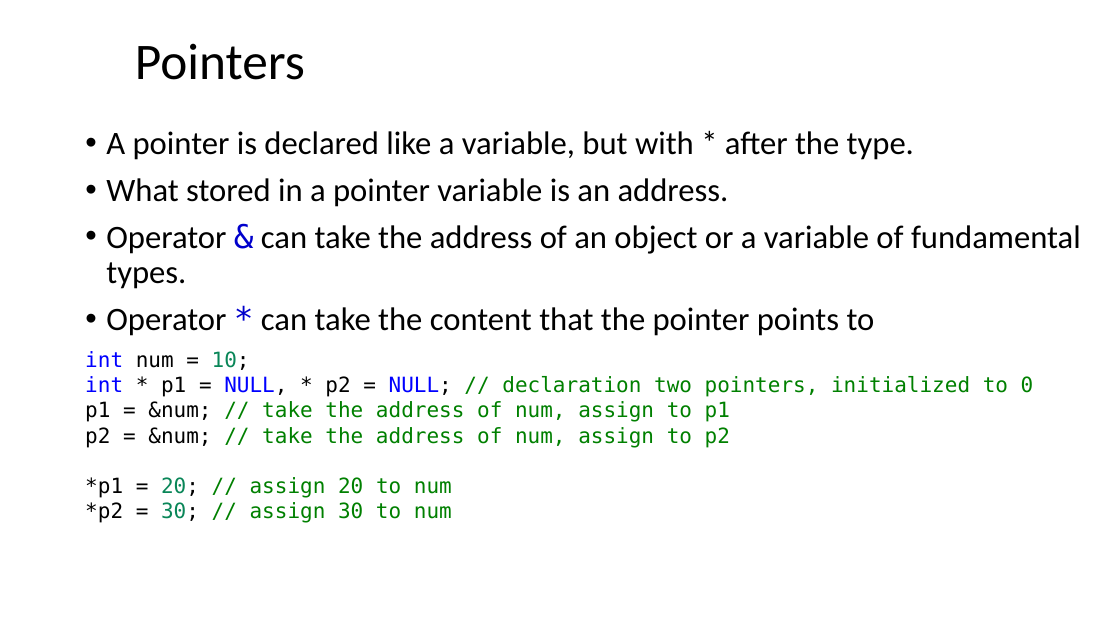
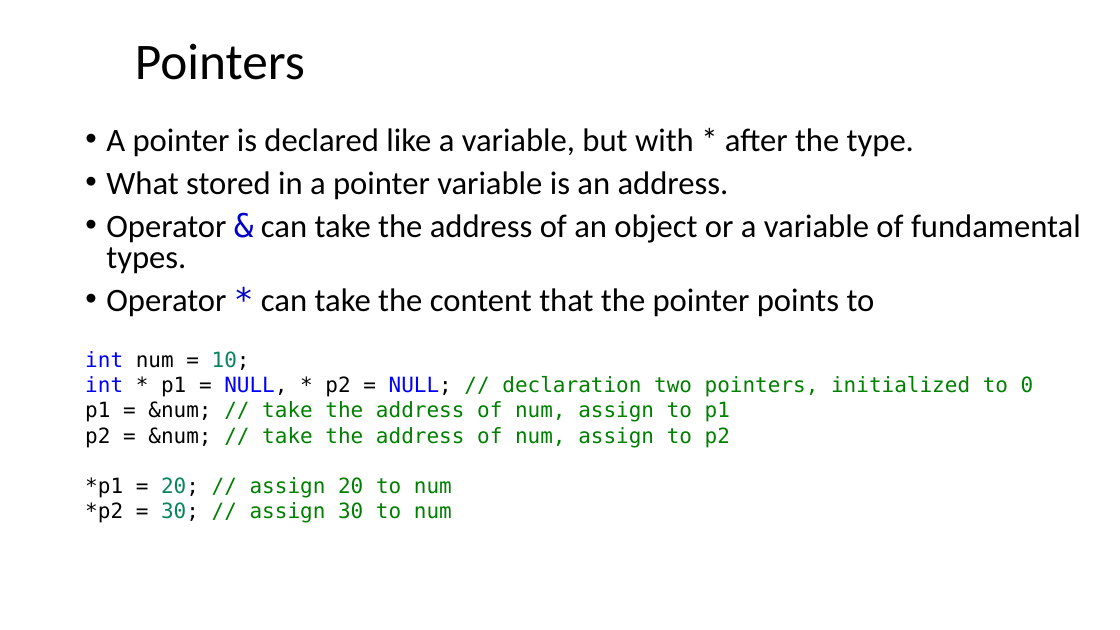
Before and after one commit to ShiqiYu/CPP, a slide deck: slide 3 of week05/Lecture05.pptx. Drawn at 1120x630 pixels with LibreOffice and Linux fonts; fonts in the diff are those of the drawing; background and template pictures are left out. Boxes give left, top, right and bottom in pixels: in the first picture for what was removed or moved away, otherwise in the second. Text is boxed around its words. In the diff, an @@ line names an element or a change of style, - is before the commit and + after.

```diff
--- a/week05/Lecture05.pptx
+++ b/week05/Lecture05.pptx
@@ text "A pointer is declared like ..." at box(106, 128, 1081, 317): line spacing 0.9 to 0.8 @@
```
Also in this commit, not shown: 4 slides added.
